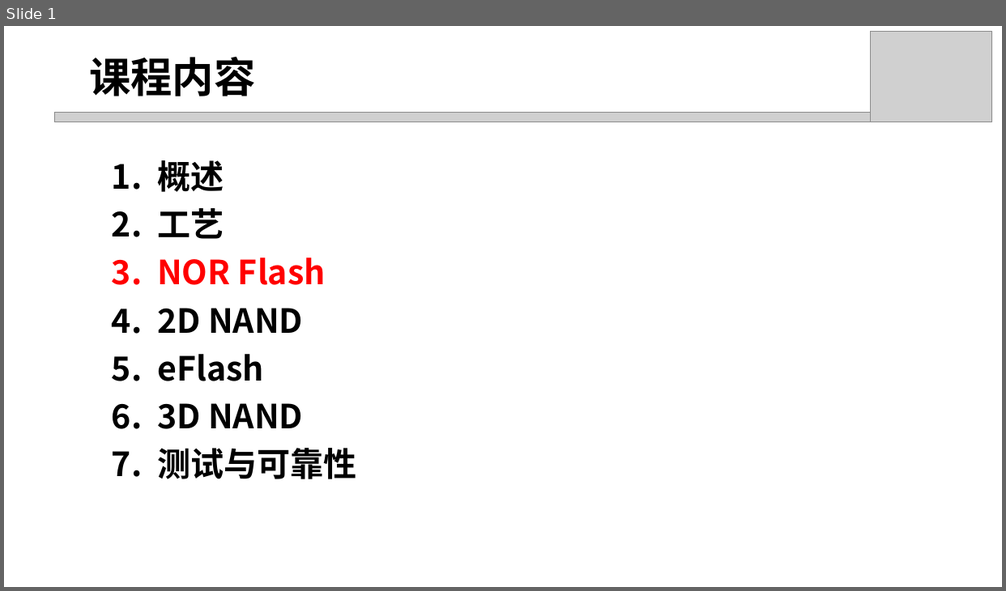
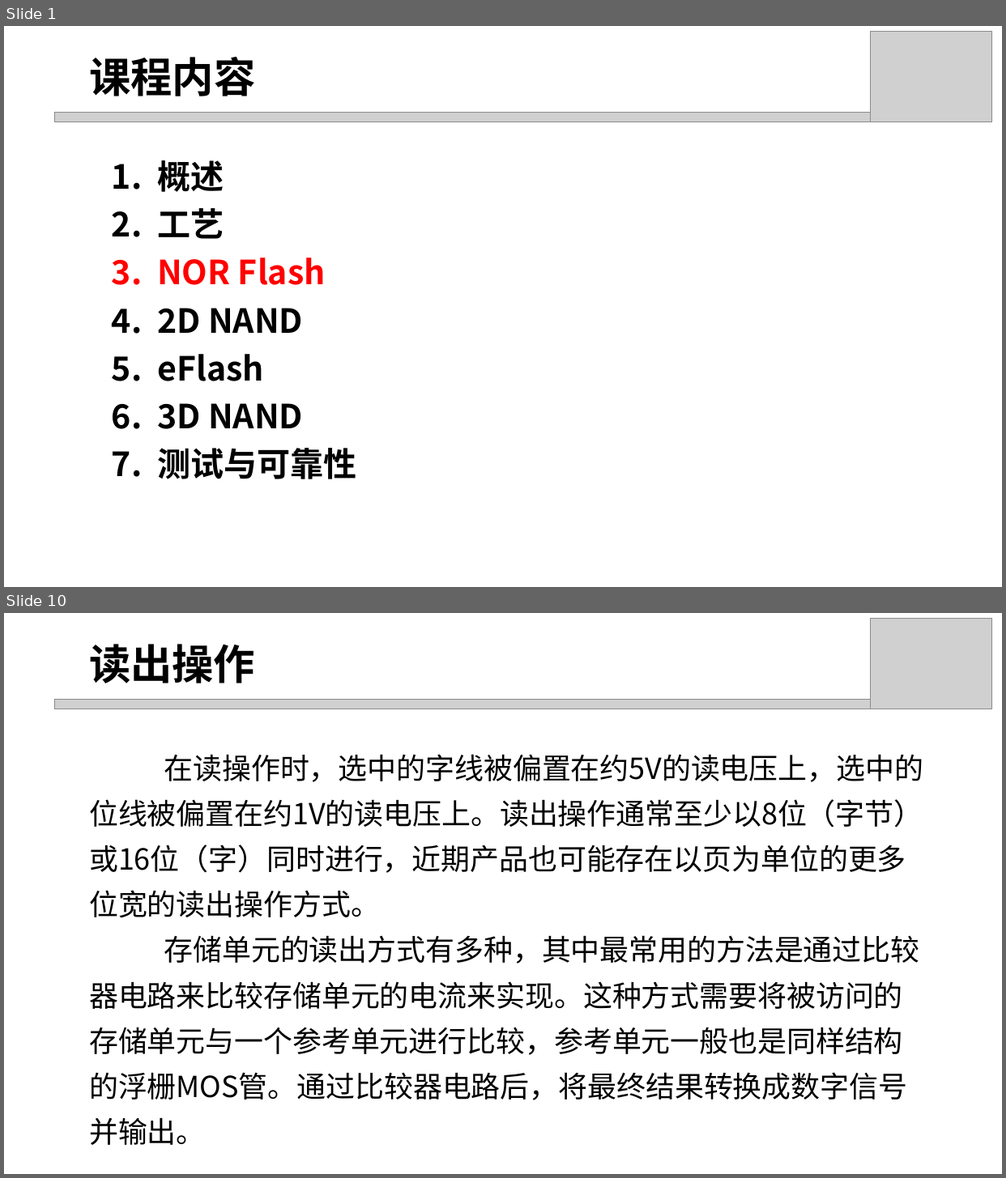
Before and after one commit to DucKlng123/flash, a slide deck: Summary/3. NOR flash.pptx. Shown one above the other, each under a label of ours: slide 1 before the commit, slides 1 and 10 after it; the slides between them are not shown. The pictures are 1006x591 and 1006x1178 pixels, drawn with LibreOffice and Linux fonts; fonts in the diff are those of the drawing; grey boxes stand for pictures. Boxes give left, top, right and bottom in pixels: in the first picture for what was removed or moved away, otherwise in the second. Text is boxed around its words. In the diff, an @@ line names an element or a change of style, - is before the commit and + after.

```diff
--- a/Summary/3. NOR flash.pptx
+++ b/Summary/3. NOR flash.pptx
@@ slide 10 added at (4, 613, 1002, 1174), background #FFFFFF @@
@@ picture added at (870, 618, 991, 709) @@
@@ text added at (89, 644, 255, 683), 40 pt, text #000000, bold @@
+读出操作
@@ picture added at (54, 699, 880, 709) @@
@@ text added at (89, 754, 924, 1101), 28 pt, text #000000 @@
+在读操作时，选中的字线被偏置在约5V的读电压上，选中的位线被偏置在约1V的读电压上。读出操作通常至少以8位（字节）或16位（字）同时进行，近期产品也可能存在以页为单位的更多位宽的读出操作方式。
+存储单元的读出方式有多种，其中最常用的方法是通过比较器电路来比较存储单元的电流来实现。这种方式需要将被访问的存储单元与一个参考单元进行比较，参考单元一般也是同样结构的浮栅MOS管。通过比较器电路后，将最终结果转换成数字信号并输出。
```
Also in this commit, not shown: 1 slide changed, 62 other slides added, 5 slides removed, 2 other files.
